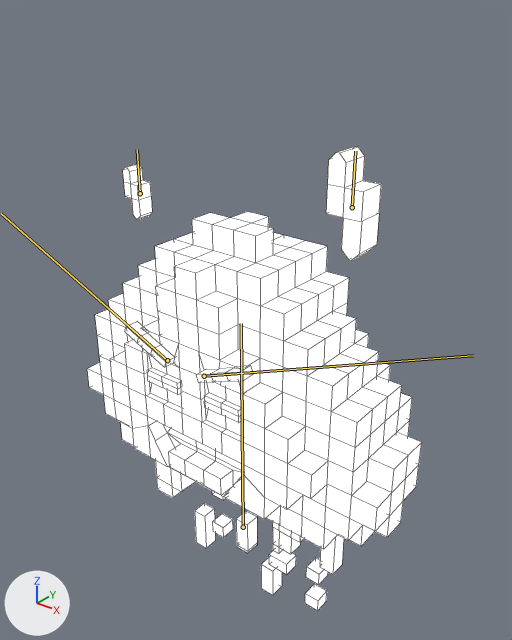
A saved change to the FBX model Assets/Models/Enemy_Cloudy.fbx.
The view is the same before and after, from a 50 mm camera at (0.0918, -0.1095, 0.1454) aimed at (0.0018, 0.0029, 0.0756). The lights are fixed; the arrows at lower left show +X, +Y and +Z. The bones that change are drawn over the model as lines. Mesh edges are drawn as thin lines.

The first picture shows 'Cloudy'.
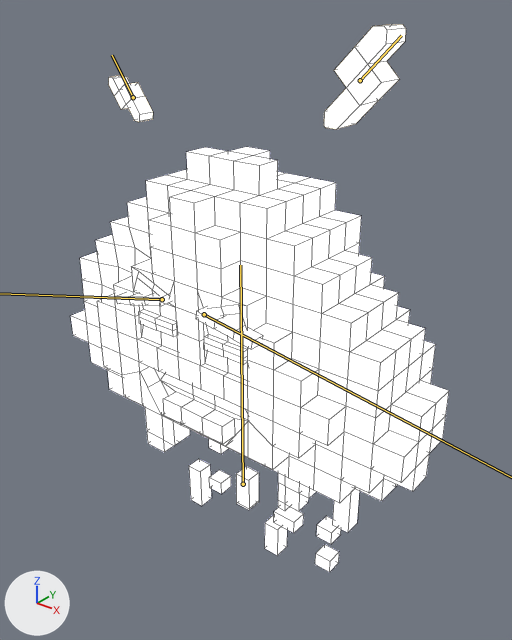
The newer file adds an action. The first version stands in its rest pose; the second is drawn at frame 20 of the action 'Armature.003Action'.

What the commit changed:
Bone 'Body' (bone_body) moves from (0.0, 0.0, 0.0) to (0.0, 1.4, 0.0).
Bone 'Body' (bone_body) is rescaled from (1.0, 1.0, 1.0) to (1.1, 1.0, 1.0).
Bone 'BrowR' (bone_browr) turns from (0, 0, 0) to (0, 0, 37) degrees about its own x, y and z.
Bone 'BrowL' (bone_browl) turns from (0, 0, 0) to (0, 0, -32) degrees about its own x, y and z.
Bone 'Lighting_01' (bone_lighting_01) moves from (0.0, 0.0, 0.0) to (0.0, 2.11, 0.0).
Bone 'Lighting_01' (bone_lighting_01) turns from (0, 0, 0) to (0, 0, 35) degrees about its own x, y and z.
Bone 'Lightng_02' (bone_lightng_02) moves from (0.0, 0.0, 0.0) to (0.0, 2.16, 0.0).
Bone 'Lightng_02' (bone_lightng_02) turns from (0, 0, 0) to (0, 0, -44) degrees about its own x, y and z.

What differs and where, as boxes (x1, y1, x2, y2) in the pictures (512 x 640 px):
'Cloudy', posed (13% wider, 18% taller): before (87, 147, 422, 611); after (71, 24, 449, 572)
bone 'Body', root to tip: before (243, 527) to (241, 323); after (243, 484) to (240, 265)
bone 'Lighting_01', root to tip: before (140, 193) to (137, 149); after (133, 97) to (112, 55)
bone 'Lightng_02', root to tip: before (352, 207) to (355, 151); after (360, 80) to (401, 35)
